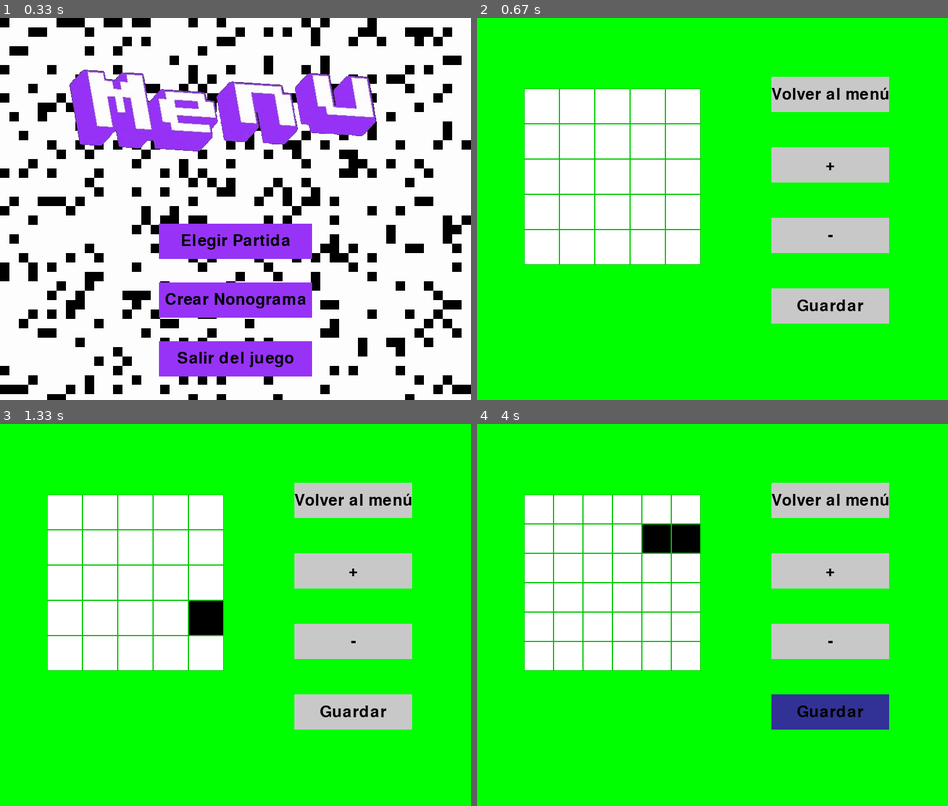
Above: before the commit, frames 1-4 (two rows, left to right).
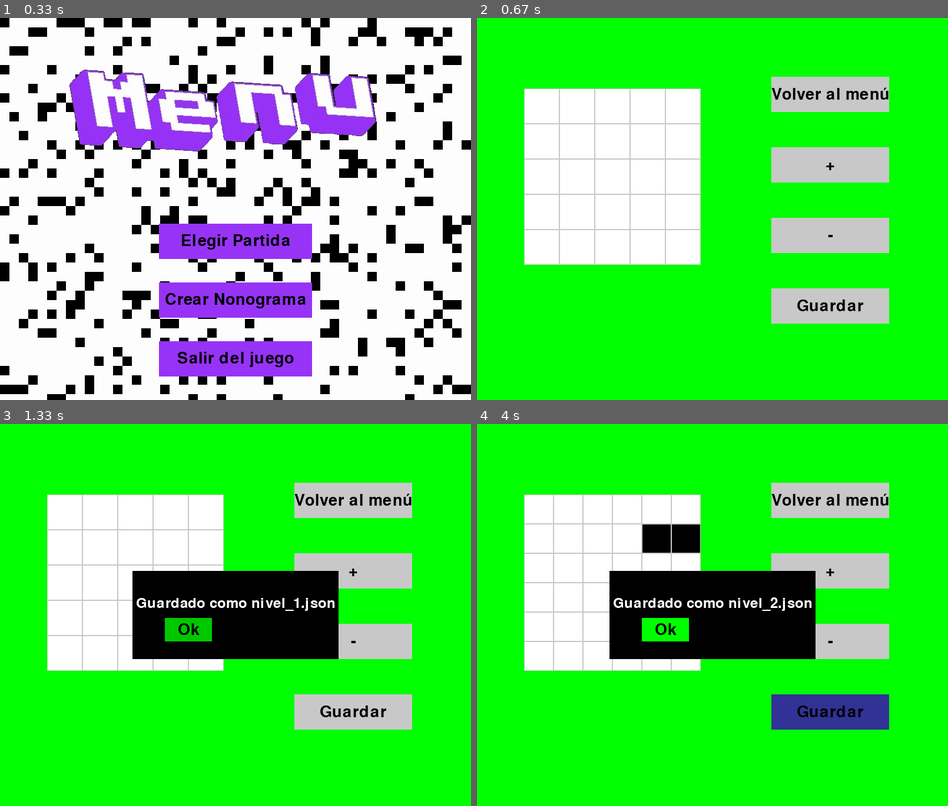
Above: after the commit, the same moments.

Repository: Diego-ipt/Pygame_nonograma
Game: pygame game, started from inicio.py
Two runs of this game, one before a commit and one after it. Both use one fixed random seed, a clock stepped at 60 frames per second and the inputs below.
Inputs (mouse positions are in pixels of both pictures, inside the frame that each line leads up to):
- Up to frame 1 (0.33 s): no input
- Up to frame 2 (0.67 s): click "Crear Nonograma" at 0.43 s
- Up to frame 3 (1.33 s): click "Guardar" at 0.8 s; click (188, 630) at 1.2 s, where only the run after the commit has a clickable "Ok"
- Up to frame 4 (4 s): click "+" at 1.6 s; move the mouse to (721, 485) at 1.87 s; click (721, 485) at 2 s; click (698, 550) at 2.9 s; click (646, 534) at 3.3 s; move the mouse to (877, 714) at 3.57 s; click (877, 714) at 3.7 s; move the mouse to (858, 607) at 3.97 s

Frame 1 is identical in both runs. In frame 2, 1.1% of the frame differs, in the area x 10-48%, y 18-65%; in frame 3, 10%; in frame 4, 11%, in the area x 10-72%, y 18-65%.

Commit message:
Guardar diseno reimplementado con un popup para informar

Diff:
--- a/creador/creador.py
+++ b/creador/creador.py
@@ -35,6 +35,7 @@
                 color = cell.get_color()
                 pygame.draw.rect(surface, color, (col * cell_size + 1, row * cell_size + 1, cell_size - 2, cell_size - 2))
 
+    #Maneja el click en el tablero
     def handle_click(self, pos, cell_size):
         row = int(pos[1] // cell_size)
         col = int(pos[0] // cell_size)
@@ -46,6 +47,7 @@
         self.grid_size = new_grid_size
         self.board = [[Cell() for _ in range(new_grid_size)] for _ in range(new_grid_size)]
 
+    #devuelve el tablero , false es blanco y true negro
     def getBoardClicked(self):
         return [[cell.clicked for cell in row] for row in self.board]
 
@@ -151,9 +153,7 @@
             json.dump(nivel_info, file)
 
         print(f"{name_nivel} Guardado en {file_path}")
-
-    def volverAlMenu(self):
-        return True
+        return name_nivel
 
     def handle_events(self, events, offset):
         for event in events:
@@ -165,9 +165,9 @@
                     self.creator_board.handle_click(pos, self.cell_size)
 
     def run(self, main_window, x, y, events):
-        if self.running == True:
+        if self.running:
             self.handle_events(events, (x,y))
-        self.surface.fill(SettingsManager.BACKGROUND_COLOR.value)
+        self.surface.fill(GRIS)
         self.creator_board.draw(self.surface, self.cell_size)
         main_window.blit(self.surface, (x, y))
         return False
--- a/nonograma_core/Ventanas/VentanaCrearNonograma.py
+++ b/nonograma_core/Ventanas/VentanaCrearNonograma.py
@@ -1,12 +1,15 @@
 from nonograma_core.Elementos_graficos.elementos_menus import *
 from nonograma_core.Ventanas.VentanaBase import *
-from creador.creador import *
+from creador.creador import CreatorWindow
+
 
 class VentanaCrearNonograma(VentanaBase):
     def __init__(self, pantalla, cambiar_ventana):
         super().__init__(pantalla, cambiar_ventana)
         self.creador = CreatorWindow()
         self.running = True
+        self.guardando = False
+        self.nombre_nivel = None
 
     def dibujar(self):
         time.sleep(0.1)  # Agregar un delay de 1 segundo
@@ -16,7 +19,8 @@
         boton("Volver al menú", 500, 100, 200, 60, GRIS, AZUL_OSCURO, pantalla, lambda: self.cambiar_ventana('menu_principal'))
         boton("+", 500, 220, 200, 60, GRIS, AZUL_OSCURO, pantalla, lambda: self.creador.increaseGrid())
         boton("-", 500, 340, 200, 60, GRIS, AZUL_OSCURO, pantalla, lambda: self.creador.decreaseGrid())
-        boton("Guardar", 500, 460, 200, 60, GRIS, AZUL_OSCURO, pantalla, lambda: self.creador.saveDesign())
+
+        boton("Guardar", 500, 460, 200, 60, GRIS, AZUL_OSCURO, pantalla, lambda: self.guardarNivel())
 
         game_position = (80, 120)
         offset_x = game_position[0]
@@ -26,4 +30,25 @@
             self.creador.running = False
             self.cambiar_ventana('menu_principal')
 
+        if self.guardando:
+            self.mostrarPopupGuardar()
+
         pygame.display.flip()  # Actualiza la pantalla en cada iteración del bucle
+
+    def cerrarPopup(self):
+        self.guardando = False
+
+    def mostrarPopupGuardar(self):
+        popup_width = 350
+        popup_height = 150
+
+        popup_rect = pygame.Rect((ancho_pantalla // 2 - popup_width // 2, alto_pantalla // 2 - popup_height // 2), (popup_width, popup_height))
+
+        pygame.draw.rect(pantalla, NEGRO, popup_rect)
+        mostrar_texto(f"Guardado como {self.nombre_nivel}", pygame.font.SysFont(None, 36), BLANCO, pantalla, ancho_pantalla // 2, alto_pantalla // 2 - 20)
+        boton("Ok", popup_rect.left + 55, popup_rect.top + 80, 80, 40, VERDE, VERDE_PRESIONADO, pantalla, lambda: self.cerrarPopup())
+
+    def guardarNivel(self):
+        #Guarda el nivel en un json y devuelve el nombre
+        self.nombre_nivel = self.creador.saveDesign()
+        self.guardando = True
